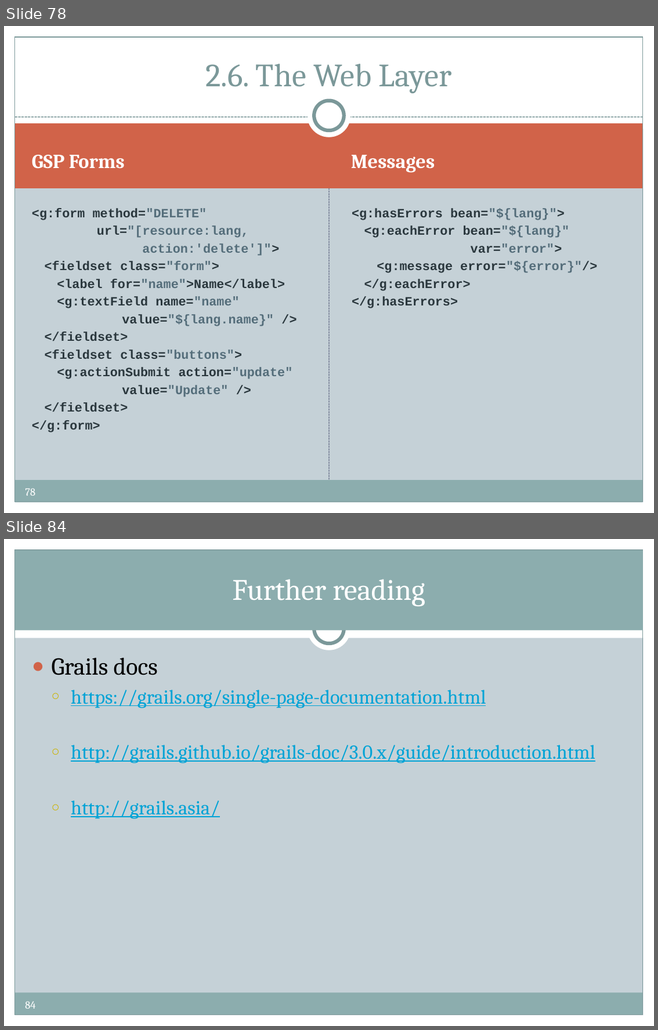
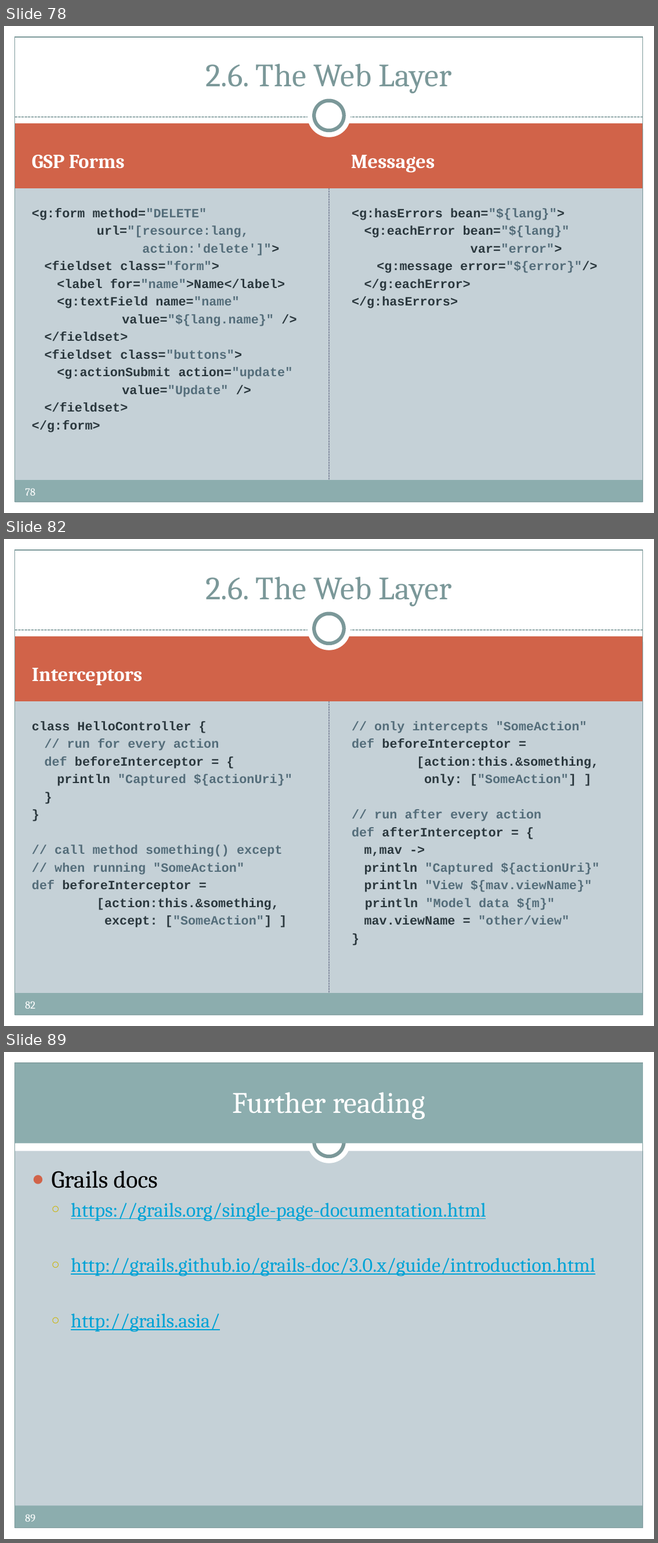
Before and after one commit to pronoide/groovy-and-grails-training-greach-2015, a slide deck: ppts/GROOVY & GRAILS.pptx. Shown one above the other, each under a label of ours: slides 78 and 84 before the commit, slides 78, 82 and 89 after it; the slides between them are not shown. The pictures are 658x1030 and 658x1543 pixels, drawn with LibreOffice and Linux fonts; fonts in the diff are those of the drawing; background and template pictures are left out. Boxes give left, top, right and bottom in pixels: in the first picture for what was removed or moved away, otherwise in the second. Text is boxed around its words. In the diff, an @@ line names an element or a change of style, - is before the commit and + after.

```diff
--- a/ppts/GROOVY & GRAILS.pptx
+++ b/ppts/GROOVY & GRAILS.pptx
@@ slide 82 added at [4,539,654,1026], background #C5D1D7; not listed: 12 template elements that a slide beside it also shows @@
@@ title added at [205,577,452,606], 36 pt, text #7C999A @@
+2.6. The Web Layer
@@ text added at [32,668,142,685], 22 pt, text #FFFFFF, bold @@
+Interceptors
@@ text added at [32,721,292,928], 14 pt, text #546D7A, bold @@
+class HelloController {
+  // run for every action
+  def beforeInterceptor = {
+    println "Captured ${actionUri}"
+  }
+}
+// call method something() except
+// when running "SomeAction"
+def beforeInterceptor =
+[action:this.&something,
+except: ["SomeAction"] ]
@@ text added at [351,721,599,925], 14 pt, text #546D7A, bold @@
+// only intercepts "SomeAction"
+def beforeInterceptor =
+[action:this.&something,
+only: ["SomeAction"] ]
+// run after every action
+def afterInterceptor = {
+  m,mav ->
+  println "Captured ${actionUri}"
+  println "View ${mav.viewName}"
+      println "Model data ${m}"
+  mav.viewName = "other/view"
+}
@@ what was slide 84 is now slide 89 @@
@@ page number at [25,1514,35,1522]: text changed @@
-84
+89
```
Also in this commit, not shown: 4 slides changed, 5 other slides added, 1 slide removed.
